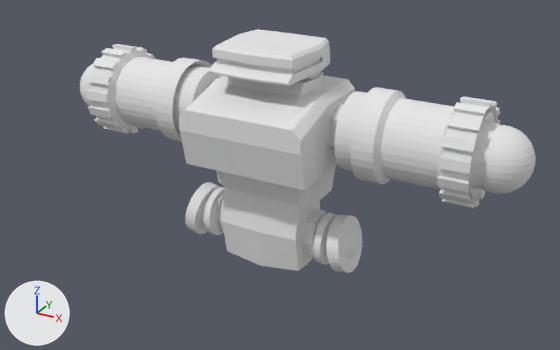
A saved change to the Blender file Not Game/Assets/Scenes/ROBOT.blend.
Before and after are seen from a camera (50 mm lens) standing at (6.97, -12.67, 4.74) and looking at (0.77, -1.4, -0.9). Every picture has the same lights, and +X, +Y and +Z are marked at lower left.
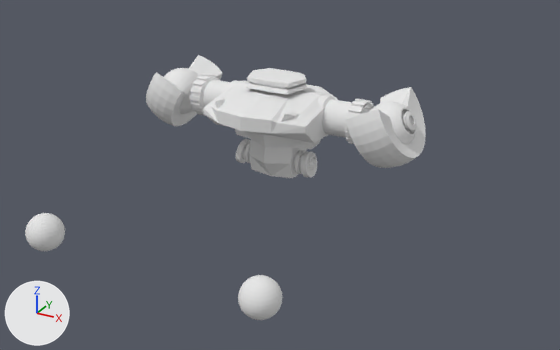
Location of each change, [x1, y1, x2, y2] in pixels of the pictures (560 x 350 px):
'Cube.002', reshaped, rescaled (12% narrower, 9% taller)
    before: [80, 29, 536, 273]
    after: [25, 55, 426, 320]
part 1 of me_cube_002, added
    after: [25, 213, 282, 320]
part 2 of me_cube_002, added
    after: [146, 55, 426, 168]
part 3 of me_cube_002, built on
    before: [179, 29, 355, 271]
    after: [203, 68, 338, 178]

The edits, one by one:
me_cube_002 is used by ob_cube_002; location (0.0, 0.0, 0.0).
me_cube_002 had 1773 vertices, 1716 faces and spanned x 0.0..4.92, y -1.58..0.9, z -3.35..1.21.
me_cube_002 now has 2918 vertices, 2915 faces and spans x 0.0..6.47, y -10.51..1.93, z -3.85..1.21.
me_cube_002 part 1: a new loose piece, a UV sphere (32 segments, 16 rings, poles along z) spanning x 3.95..5.39, y -10.51..-9.07, z -3.85..-2.41, in mat_material (white #e7e7e7).
me_cube_002 part 2: a new loose piece of 642 vertices spanning x 3.92..6.47, y -2.03..1.93, z -1.99..0.96, in mat_material (white #e7e7e7).
Part 3, on me_cube_002:
2 vertices are removed from x 0.79..1.12, y -1.58..-0.69, z 0.09..0.4.
8 faces are deleted.
21 vertices in x 1.28, y -1.41..0.69, z -1.08..0.24 move by (1.16, 0.0, 0.0).
16 vertices in x 1.07, y -0.62..0.03, z -3.04..-2.13 move by (0.72, 0.0, 0.0).
14 vertices in x 0.84, y -0.9..0.16, z -3.26..-1.75 move by (0.2, 0.0, 0.0).
6 vertices in x 0.91, y -1.41..0.32, z -1.08 move by (0.35, 0.0, 0.0).
6 vertices in x 0.82, y -1.2..0.48, z 0.73..1.16 move by (0.17, 0.0, 0.0).
4 vertices in x 0.92, y -0.05, z 0.73..1.16 move by (0.39, 0.0, 0.0).
57 vertices move from x 0.0..1.28, y -1.58..0.69, z -2.63..1.21 to x 0.0..2.44, y -3.3..1.44, z -2.63..1.21.
23 vertices are added at x 0.4..2.03, y -2.82..-0.69, z 0.06..0.6.
23 new faces join them.
Object 'Cube.002' (ob_cube_002) is rescaled from (1.0, 1.0, 1.0) to (0.448, 0.448, 0.448).
